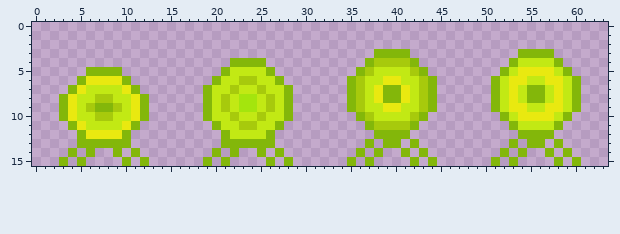
A pixel-art sprite gets an edit: Assets/Sprites/MapElements/fotoReceptor-deactivated-sheet.png. The picture above was drawn from the file before the commit.
The file is 64x16 pixels.
The result:
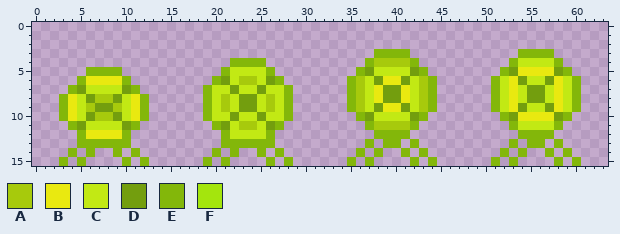
Palette (. is transparent): A #a7ca0c  B #e9e910  C #c2e914  D #739e0e  E #83b70a  F #a4e50d
Commit: Adjusted receptors sprites, now there are more differences between them apart from the color
Changes in this commit:
y 5: x 37 A -> D; x 42 A -> D; x 53 C -> D; x 58 C -> D
y 6: x 21 C -> D; x 26 C -> D; x 38 C -> D; x 41 C -> D; x 54 B -> D; x 57 B -> D
y 7: x 5 B -> D; x 10 B -> D; x 22 A -> D; x 25 A -> D; x 39..40 EE -> DD; x 55..56 EE -> DD
y 8: x 6 C -> D; x 9 C -> D; x 23..24 FF -> DD; x 39..40 EE -> DD; x 55..56 EE -> DD
y 9: x 7..8 EE -> DD; x 23..24 FF -> DD; x 38 C -> D; x 41 C -> D; x 54 B -> D; x 57 B -> D
y 10: x 6 C -> D; x 9 C -> D; x 22 A -> D; x 25 A -> D; x 37 A -> D; x 42 A -> D; x 53 C -> D; x 58 C -> D
y 11: x 5 B -> D; x 10 B -> D; x 21 C -> D; x 26 C -> D
